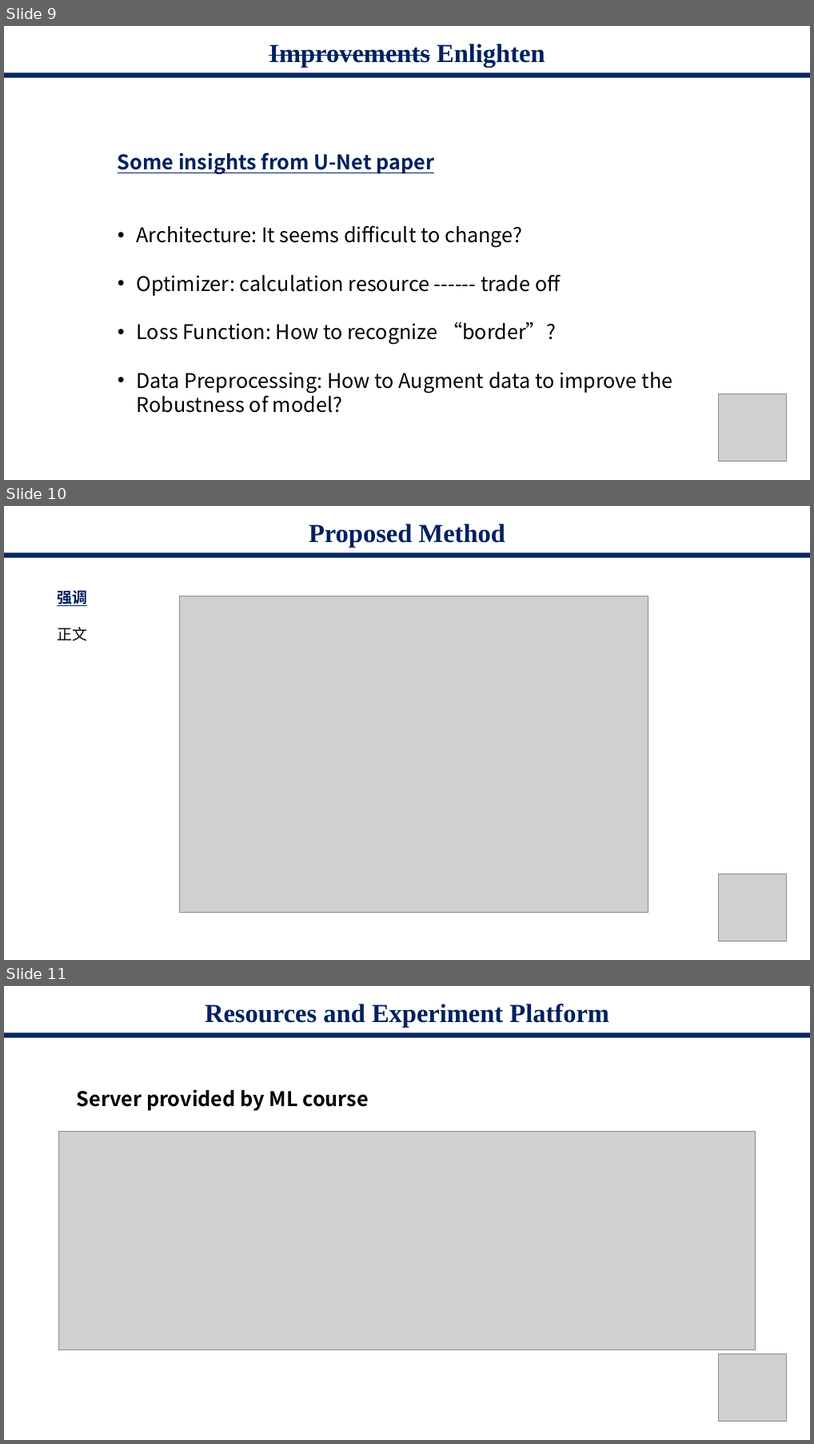
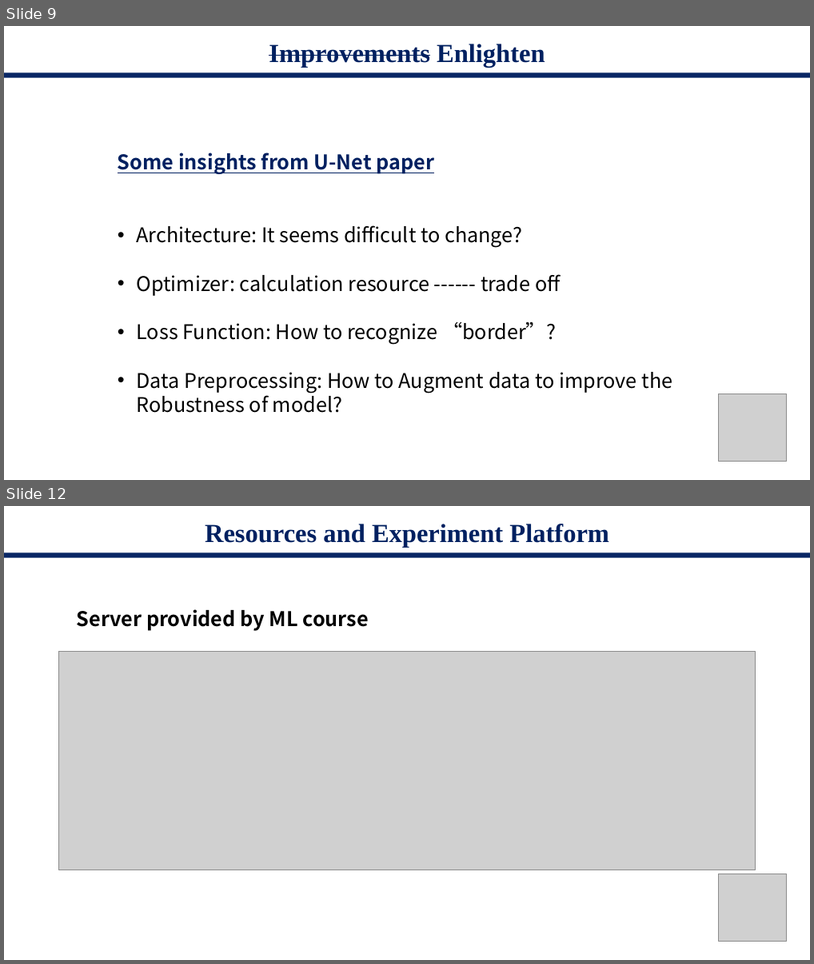
Before and after one commit to starga2er777/CS405_Project_SUSTech, a slide deck: proposal.pptx. Shown one above the other, each under a label of ours: slides 9, 10 and 11 before the commit, slides 9 and 12 after it; the slides between them are not shown. The pictures are 814x1444 and 814x964 pixels, drawn with LibreOffice and Linux fonts; fonts in the diff are those of the drawing; grey boxes stand for pictures. Boxes give left, top, right and bottom in pixels: in the first picture for what was removed or moved away, otherwise in the second. Text is boxed around its words. In the diff, an @@ line names an element or a change of style, - is before the commit and + after.

```diff
--- a/proposal.pptx
+++ b/proposal.pptx
@@ slide 10 removed at bbox=[4, 506, 810, 960], background #FFFFFF @@
@@ title removed at bbox=[309, 524, 506, 547] @@
-Proposed Method
@@ rectangle removed at bbox=[4, 552, 810, 557] @@
@@ text removed at bbox=[57, 588, 87, 641] @@
-强调
-正文
@@ picture removed at bbox=[179, 596, 648, 912] @@
@@ picture removed at bbox=[719, 874, 787, 941] @@
@@ what was slide 11 is now slide 12 @@
```
Also in this commit, not shown: 5 slides changed, 3 slides added.
